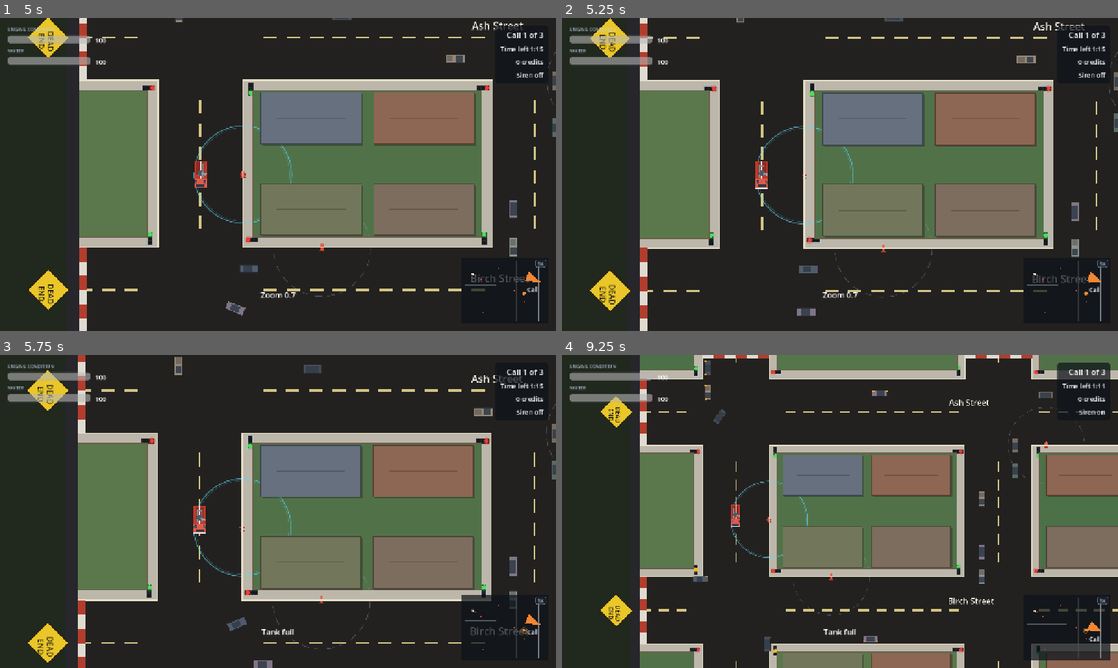
Above: before the commit, frames 1-4 (two rows, left to right).
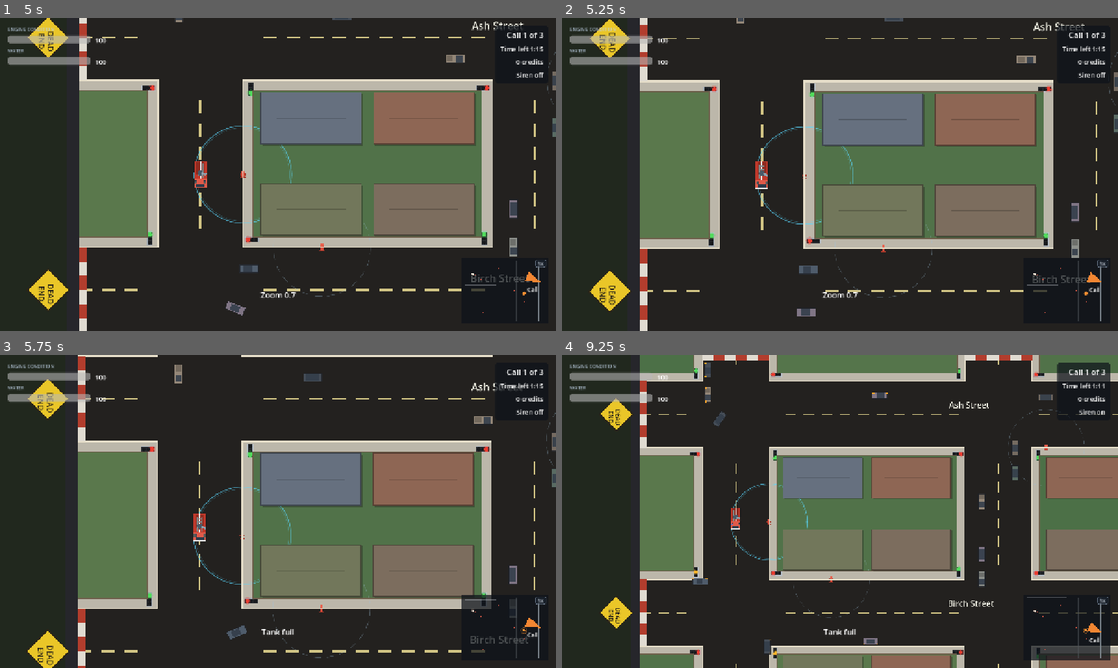
Above: after the commit, the same moments.

Repository: jbone707/firetruckgame
Game: Godot game, scene res://scenes/Main.tscn
Same seed, same stepped clock (60 frames per second), same inputs: the game is played once before the commit and once after it.
Inputs (mouse positions are in pixels of both pictures, inside the frame that each line leads up to):
- Up to frame 1 (5 s): click "Start shift" at 0.5 s; click "Elm Grove" at 1.25 s; click "1x" at 2 s; click "2x" at 2.75 s; click "4x" at 3.5 s; move the mouse to (400, 158) at 4.27 s; hold D (steer_right) from 4.28 s (still down); hold Z (cycle_zoom) from 4.28 s (still down)
- Up to frame 2 (5.25 s): move the mouse to (728, 190) at 5.02 s; release D (steer_right) at 5.03 s; release Z (cycle_zoom) at 5.03 s; hold S (drive_brake) from 5.03 s (still down); tap W (drive_throttle) at 5.1 s
- Up to frame 3 (5.75 s): keep holding S (drive_brake)
- Up to frame 4 (9.25 s): move the mouse to (895, 442) at 5.77 s; release S (drive_brake) at 5.78 s; hold R (return_to_station) 5.78-6.53 s; hold D (steer_right) 5.78-7.28 s; move the mouse to (812, 574) at 6.52 s; tap Q (toggle_siren) at 6.6 s; move the mouse to (1006, 558) at 7.27 s; hold Z (cycle_zoom) 7.28-8.03 s; hold A (steer_left) 7.28-8.78 s; move the mouse to (673, 464) at 8.02 s; tap W (drive_throttle) at 8.1 s; move the mouse to (867, 511) at 8.77 s; hold S (drive_brake) from 8.78 s (still down); hold R (return_to_station) from 8.78 s (still down)

Frame 1 is identical in both runs. In frame 2, 1.9% of the frame differs, in the area x 5-100%, y 0-97%; in frame 3, 15%, in the area x 5-100%, y 0-100%; in frame 4, 9.1%.

Commit message:
Camera lead: two seconds of road, and the engine low in the frame
The lead was 220 world units scaled by the zoom. A distance is the wrong unit
for it: 220 units is a second of warning at 220 units/second and four seconds of
warning at 55, and it is the first of those that decides whether the player can
react to what is coming. It is a TIME now, LOOK_AHEAD_SECONDS, and at the
engine's top speed of 250 it asks for 500 units.

It never gets 500, and that is by design rather than by accident. The clamp is a
third of the screen's height at whatever zoom is in use, which at the default
0.9 is 267 units, and half the screen there is only 400: an uncapped two second
lead would put the engine off the bottom of its own view. What the clamp gives
instead is the engine five sixths of the way down the frame at full speed, which
is inside the lower third with a third of a screen still behind it, and about
630 units of road ahead of it, which is two and a half seconds at that speed.
Measured, not asserted: the check reads it off the viewport's own canvas
transform, which already carries the smoothing and the map-edge clamp, so it is
where the engine is DRAWN.

Smoothness is measured on the lead itself rather than on where the engine
appears. The first version of that check watched the drawn position and found a
total move of six pixels over two seconds of coasting, which is not a smooth
ease, it is two effects cancelling: the camera's own position smoothing lags a
moving target and un-lags a slowing one, and it very nearly undoes the shrinking
lead while the engine coasts down. Watching FollowCamera's lead directly, coming
off the throttle shortens it by 46 units and the worst single frame in that is
2.2 of them.

Run on Elm Grove, whose avenues run exactly north and south. Windsor is surveyed
and not one of its streets is square to the screen, and a check about the LOWER
third of the frame needs a road that actually goes up it. The rule itself is
heading-relative, so an engine driving east sits in the left third by exactly
the same arithmetic.

Verified: 288 physics checks, up from 280; 111 unit methods unchanged. At rest
the engine is at 360 of 720, dead centre. Flat out it is at 565, inside the
lower third that starts at 480. The arrow and minimap checks are unchanged and
still pass, and the zoom check now reads the lead against the viewport rather
than against a constant, because a third of the screen is what the rule says.

Co-Authored-By: Claude Opus 5 <noreply@anthropic.com>

Diff:
--- a/scripts/FollowCamera.gd
+++ b/scripts/FollowCamera.gd
@@ -18,14 +18,32 @@
 ## like the area he selected rather than have a number guessed for him.
 const ZOOM: float = 0.9
 
-## How far ahead of the truck the camera leads, in world units at full speed, at
-## the DEFAULT zoom. Handoff section 4 asks for reasonable forward visibility.
-##
-## Scaled by the zoom actually in use, because the lead is a fraction of the
-## screen and not a distance in the world: 220 units at 0.9 is a sixth of the
-## way to the edge of the view, and holding it at 220 while the view took in
-## two and a half times as much world would quietly turn the lead off.
-const LOOK_AHEAD_DISTANCE: float = 220.0
+## How many SECONDS of travel the camera tries to lead by (Milestone 10 Part 5).
+##
+## The lead is a time and not a distance, because what a driver needs is the
+## road they are about to be on: 220 units of lead is a second of warning at 220
+## units/second and four seconds of warning at 55, and the first of those is the
+## one that matters. At the engine's top speed of 250 this asks for 500 units.
+const LOOK_AHEAD_SECONDS: float = 2.0
+
+## How far the lead may push the engine from the middle of the frame, as a
+## fraction of the screen's HEIGHT at the zoom in use.
+##
+## A third, which puts the engine five sixths of the way down the screen at full
+## speed: inside the lower third, with a third of a screen still behind it and
+## no possibility of it reaching the edge. THIS CLAMP IS WHAT ACTUALLY DECIDES
+## THE LEAD at every zoom the game ships, and that is deliberate rather than a
+## disappointment. Two seconds of travel is 500 world units and half the screen
+## at the default zoom is 400, so an uncapped two second lead would put the
+## engine off the bottom of its own view. What the player gets instead is the
+## engine low in the frame with about 670 units of road ahead of it at 0.9, and
+## more at the wider levels, which is between two and a half and four seconds of
+## warning depending on how far out they have chosen to look.
+##
+## In screens rather than world units for the same reason the overscan is: the
+## question is where the engine sits in the FRAME, and the same world distance is
+## a different fraction of the frame at each of the three zoom levels.
+const MAX_LEAD_SCREENS: float = 1.0 / 3.0
 
 ## Impact shake: how far the view is thrown at a full speed crash, world units,
 ## and how long it takes to settle. Small and short on purpose, since the player
@@ -72,11 +90,32 @@
 	return _zoom_level
 
 
-## The camera lead at the zoom currently in use. Public because the off-screen
-## call arrow and the physics runner both need to know what the view is doing,
-## and neither should be re-deriving it.
+## The furthest the camera may lead at the zoom currently in use, in world units.
+## Public because the off-screen call arrow and the physics runner both need to
+## know what the view is doing, and neither should be re-deriving it.
 func get_look_ahead_distance() -> float:
-	return LOOK_AHEAD_DISTANCE * (ZOOM / _zoom_level)
+	return _screen_height() * MAX_LEAD_SCREENS
+
+
+## How much world the screen's height takes in at the zoom currently in use.
+func _screen_height() -> float:
+	var view: Vector2 = Vector2(get_viewport_rect().size)
+	if view == Vector2.ZERO:
+		view = Vector2(1280.0, 720.0)
+	return view.y / _zoom_level
+
+
+## What the lead WANTS to be at this speed, before the clamp: two seconds of
+## travel, signed, so reversing pulls the view back the other way.
+func desired_lead_for_speed(forward_speed: float) -> float:
+	return forward_speed * LOOK_AHEAD_SECONDS
+
+
+## The lead the camera is currently applying, in world units. Public so a check
+## can watch it ease rather than having to infer smoothness from where the engine
+## is drawn, which also carries the camera's own position smoothing.
+func get_look_ahead() -> Vector2:
+	return _look_ahead
 
 
 ## Clamps the view to the playable extent, plus an overscan (Milestone 8
@@ -136,13 +175,20 @@
 	var desired_look_ahead: Vector2 = Vector2.ZERO
 	if target is TruckController:
 		var truck: TruckController = target
-		var speed_ratio: float = clampf(
-			truck.get_forward_speed() / truck.balance.forward_max_speed, -1.0, 1.0
+		# Two seconds of travel, clamped so the engine cannot be pushed out of
+		# the lower third of its own view. The clamp is what binds at every
+		# shipped zoom; see MAX_LEAD_SCREENS.
+		var most: float = get_look_ahead_distance()
+		var lead: float = clampf(
+			desired_lead_for_speed(truck.get_forward_speed()), -most, most
 		)
-		desired_look_ahead = truck.get_forward() * get_look_ahead_distance() * speed_ratio
-
-	# Ease the lead in rather than snapping it, so a hard turn does not whip
-	# the view across the screen.
+		desired_look_ahead = truck.get_forward() * lead
+
+	# Ease the lead in rather than snapping it, so a hard turn does not whip the
+	# view across the screen and lifting off the throttle does not jerk it back.
+	# The rate is the whole of "smooth, no snapping at throttle changes": at
+	# three per second the view takes about a second to answer a change of speed,
+	# which is slower than the engine can change its mind.
 	_look_ahead = _look_ahead.lerp(desired_look_ahead, clampf(delta * 3.0, 0.0, 1.0))
 
 	var offset_shake: Vector2 = Vector2.ZERO
--- a/tests/run_physics_tests.gd
+++ b/tests/run_physics_tests.gd
@@ -108,6 +108,7 @@
 	await _check_a_windsor_shift_pays_out_with_traffic_on_the_road()
 	await _check_a_whole_shift_is_won_with_nothing_but_the_turret()
 	await _check_the_turret_holds_its_fire_with_a_wall_in_the_way()
+	await _check_the_camera_leads_at_speed_and_centres_at_rest()
 
 	print("---")
 	print("%d physics check(s): %d passed, %d failed" % [
@@ -1598,11 +1599,16 @@
 			is_equal_approx(camera.get_zoom_level(), expected),
 			"Z moves the zoom to %.2f (got %.2f)" % [expected, camera.get_zoom_level()]
 		)
+		# The lead is a third of the screen's height at whatever zoom is in use,
+		# so it grows as the view widens. Read against the viewport rather than
+		# against a constant, because a third of the screen is what the rule
+		# actually says (Milestone 10 Part 5).
+		var screen_units: float = camera.get_viewport_rect().size.y / expected
 		_check(
 			camera.get_look_ahead_distance() > 0.0
 				and is_equal_approx(
 					camera.get_look_ahead_distance(),
-					FollowCamera.LOOK_AHEAD_DISTANCE * (FollowCamera.ZOOM / expected)
+					screen_units * FollowCamera.MAX_LEAD_SCREENS
 				),
 			"and the lead scales with it (%.0f)" % camera.get_look_ahead_distance()
 		)
@@ -3063,6 +3069,146 @@
 	await physics_frame
 
 
+## Where the engine sits in its own frame, at rest and flat out.
+##
+## Driven due north, so "the lower third" is the literal lower third of the
+## screen rather than a rotation of it: the camera is north up and the lead
+## follows the engine's heading, so an engine driving east sits in the LEFT third
+## by exactly the same rule. The screen position is read from the viewport's own
+## canvas transform, which already accounts for the smoothing and the map-edge
+## clamp, so this measures where the engine is drawn and not where the camera was
+## asked to be.
+func _check_the_camera_leads_at_speed_and_centres_at_rest() -> void:
+	# Elm Grove, whose avenues run exactly north and south. Windsor's streets are
+	# surveyed and none of them is square to the screen, and a check about the
+	# LOWER third of the frame needs a road that actually goes up it.
+	var world: Array = await _make_world(ELM_GROVE_MAP)
+	var main: Node = world[0]
+	var truck: TruckController = world[1]
+	var camera: FollowCamera = main.get_node("Camera")
+
+	var run: Dictionary = _longest_road_going_north(main.get_map_definition())
+	_check(not run.is_empty(), "Elm Grove has a long avenue running due north")
+	if run.is_empty():
+		main.queue_free()
+		await physics_frame
+		return
+
+	# Started at the southern end with room to reach top speed and stop before
+	# the far junction, and away from the map edge so the camera's own limits are
+	# nowhere near binding and what is measured is the lead alone.
+	truck.global_position = Vector2(run["from"]) + Vector2(0.0, -450.0)
+	truck.rotation = -PI / 2.0  # due north
+	truck.velocity = Vector2.ZERO
+	camera.snap_to_target()
+	for _frame in range(PHYSICS_FPS):
+		truck.set_drive_intent(0.0, 0.0, false)
+		await physics_frame
+
+	var view: Rect2 = main.get_viewport().get_visible_rect()
+	var at_rest: Vector2 = main.get_viewport().get_canvas_transform() * truck.global_position
+	_check(
+		absf(at_rest.y - view.size.y * 0.5) < view.size.y * 0.04,
+		"at rest the engine is centred in the frame (%.0f of %.0f)"
+			% [at_rest.y, view.size.y]
+	)
+
+	# Flat out. Long enough to reach top speed AND for the eased lead to finish
+	# arriving, which is the slower of the two: the engine is doing 250 after a
+	# second and a bit, and the lead is within a few units of its target after
+	# about two.
+	for _frame in range(4 * PHYSICS_FPS):
+		truck.set_drive_intent(1.0, 0.0, false)
+		await physics_frame
+
+	var speed: float = truck.get_forward_speed()
+	_check(
+		speed > truck.balance.forward_max_speed - 2.0,
+		"four seconds of throttle reaches top speed (%.0f units/s)" % speed
+	)
+
+	var at_speed: Vector2 = main.get_viewport().get_canvas_transform() * truck.global_position
+	var third: float = view.size.y / 3.0
+	_check(
+		at_speed.y > view.size.y - third and at_speed.y < view.size.y,
+		"and at 250 units/second it is in the LOWER THIRD of the frame"
+			+ " (%.0f, the third starts at %.0f of %.0f)" % [
+				at_speed.y, view.size.y - third, view.size.y
+			]
+	)
+	_check(
+		at_speed.y > at_rest.y + view.size.y * 0.15,
+		"which is well below where it sat at rest (%.0f from %.0f)" % [at_speed.y, at_rest.y]
+	)
+
+	# What the lead buys: the road visible ahead of the engine, in seconds of
+	# travel at the speed it is doing.
+	var ahead_units: float = (at_speed.y / camera.get_zoom_level())
+	_check(
+		ahead_units > 400.0,
+		"with %.0f units of road ahead of it, %.1f seconds at this speed"
+			% [ahead_units, ahead_units / maxf(speed, 1.0)]
+	)
+
+	# Smooth, not snapped, measured on the LEAD ITSELF rather than on where the
+	# engine is drawn. The drawn position also carries the camera's own position
+	# smoothing, which lags a moving target and un-lags a slowing one, and the two
+	# effects very nearly cancel while the engine is coasting down: the first
+	# version of this check measured a total move of six pixels and could not tell
+	# a smooth ease from a jump inside it.
+	var previous: float = camera.get_look_ahead().length()
+	var started_at: float = previous
+	var biggest_step: float = 0.0
+	var settled: float = previous
+	for _frame in range(2 * PHYSICS_FPS):
+		truck.set_drive_intent(0.0, 0.0, false)
+		await physics_frame
+		var now: float = camera.get_look_ahead().length()
+		biggest_step = maxf(biggest_step, absf(now - previous))
+		previous = now
+		settled = now
+	var whole_move: float = absf(settled - started_at)
+	_check(
+		whole_move > 40.0,
+		"lifting off the throttle really does shorten the lead (%.0f units, %.0f to %.0f)"
+			% [whole_move, started_at, settled]
+	)
+	_check(
+		biggest_step < whole_move * 0.1,
+		"and it eases rather than snapping (worst frame %.1f units of %.0f)"
+			% [biggest_step, whole_move]
+	)
+
+	main.queue_free()
+	await physics_frame
+
+
+## The longest WHOLE ROAD that runs due north on this map, as {from, length}.
+## "from" is a point a little way up its southern end, so driving north from
+## there has the whole avenue ahead of it.
+##
+## Read off the map definition rather than off the road graph, because the graph
+## splits every road at every crossing and an avenue that runs the height of the
+## neighbourhood arrives there as four segments of 700.
+func _longest_road_going_north(definition: MapDefinition) -> Dictionary:
+	var best: Dictionary = {}
+	var longest: float = 0.0
+	for road in definition.roads:
+		var points: PackedVector2Array = road["points"]
+		if points.size() < 2:
+			continue
+		var a: Vector2 = points[0]
+		var b: Vector2 = points[points.size() - 1]
+		var span: Vector2 = b - a
+		if absf(span.x) > 2.0 or span.length() <= longest:
+			continue
+		longest = span.length()
+		# Godot's y axis points down, so north is the end with the SMALLER y.
+		var southern: Vector2 = b if b.y > a.y else a
+		best = {"from": southern + Vector2(0.0, -150.0), "length": span.length()}
+	return best
+
+
 ## THE CASE JAMES ACTUALLY PLAYED (Milestone 9, after the first playtest).
 ##
 ## He reported: "the hose doesnt go taught and snap. it does automatic refill."
Not shown, changed: DESIGN.md
